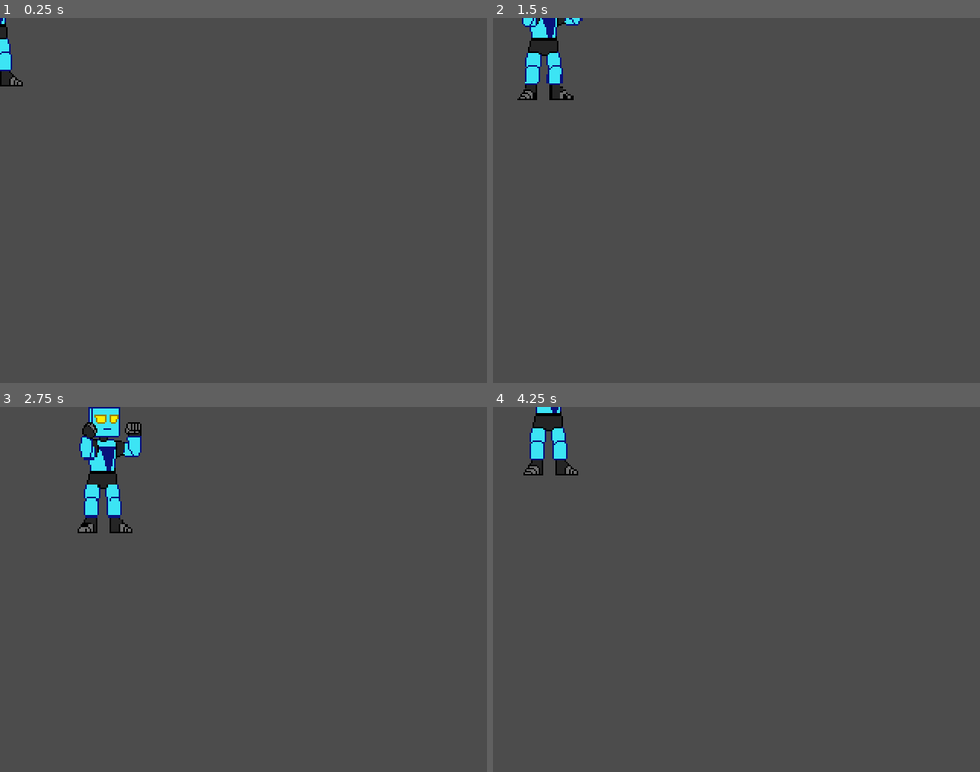
Above: before the commit, frames 1-4 (two rows, left to right).
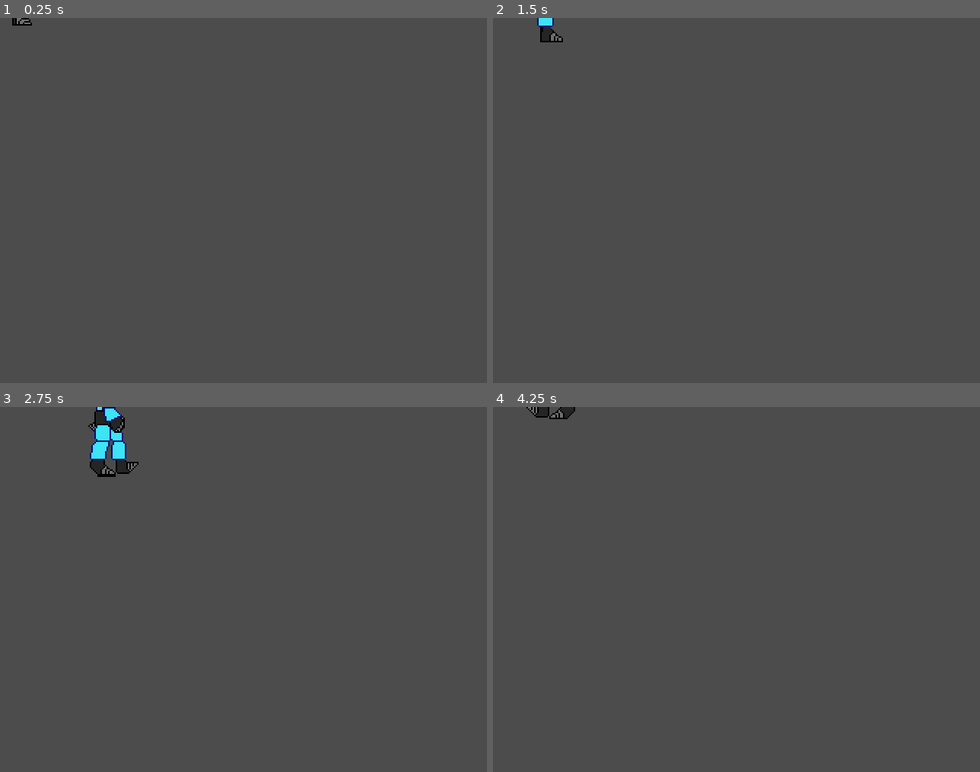
Above: after the commit, the same moments.

Repository: garethdavisrogers/RQ
Game: Godot game, scene res://Player.tscn
The game is run twice, just before and just after one commit, with the same random seed, the same clock (stepped at 60 frames per second) and the same inputs. The project has no main scene, so this scene is started directly.
Inputs:
- Up to frame 1 (0.25 s): no input
- Up to frame 2 (1.5 s): tap Enter at 0.5 s; hold D (move_right) 0.53-1.28 s; hold S (move_down) from 1.28 s (still down)
- Up to frame 3 (2.75 s): release S (move_down) at 2.03 s; hold D (move_right) from 2.03 s (still down)
- Up to frame 4 (4.25 s): release D (move_right) at 2.78 s; hold W (move_up) 2.78-3.53 s; hold A (move_left) from 3.53 s (still down)

The runs differ from the first frame. In frame 1, 0.5% of the frame differs, in the area x 0-7%, y 0-19%; in frame 2, 1.5%; in frame 3, 2.6%, in the area x 15-30%, y 0-35%; in frame 4, 1.3%.

Commit message:
sprite direction loop simplified and more reliable (only influenced by vector2 x-coord) player has walk and idle animations

Diff:
--- a/Entity.gd
+++ b/Entity.gd
@@ -15,13 +15,12 @@
 		move_and_slide(motion, Vector2(0, 0))
 
 func spritedir_loop():
-	match movedir.x:
-		-1:
-			'left'
-		1:
-			'right'
+	if movedir.x == 1:
+		spritedir = 'right'
+	if movedir.x == -1:
+		spritedir = 'left'
 
 func anim_switch(animation):
-	var new_anim = str(animation, spritedir)
-	if anim.current_animation != new_anim:
-		anim.play(new_anim)
+	var newanim = str(animation, spritedir)
+	if anim.current_animation != newanim:
+		anim.play(newanim)
--- a/Player.gd
+++ b/Player.gd
@@ -4,6 +4,11 @@
 	movement_loop()
 	spritedir_loop()
 	controls_loop()
+
+	if movedir != Vector2(0, 0):
+		anim_switch('walk')
+	else:
+		anim_switch('idle')
 
 func controls_loop():
 	var LEFT = Input.is_action_pressed('move_left')
--- a/Player.tscn
+++ b/Player.tscn
@@ -1,12 +1,388 @@
-[gd_scene load_steps=4 format=2]
+[gd_scene load_steps=10 format=2]
 
 [ext_resource path="res://Entity.tscn" type="PackedScene" id=1]
 [ext_resource path="res://Assets/nix_idle.png" type="Texture" id=2]
 [ext_resource path="res://Player.gd" type="Script" id=3]
 
+[sub_resource type="CircleShape2D" id=2]
+radius = 18.0
+
+[sub_resource type="Animation" id=3]
+resource_name = "idleleft"
+tracks/0/type = "value"
+tracks/0/path = NodePath("Sprite:flip_h")
+tracks/0/interp = 1
+tracks/0/loop_wrap = true
+tracks/0/imported = false
+tracks/0/enabled = true
+tracks/0/keys = {
+"times": PoolRealArray( 0 ),
+"transitions": PoolRealArray( 1 ),
+"update": 1,
+"values": [ true ]
+}
+tracks/1/type = "value"
+tracks/1/path = NodePath("Sprite:frame")
+tracks/1/interp = 1
+tracks/1/loop_wrap = true
+tracks/1/imported = false
+tracks/1/enabled = true
+tracks/1/keys = {
+"times": PoolRealArray( 0 ),
+"transitions": PoolRealArray( 1 ),
+"update": 1,
+"values": [ 0 ]
+}
+tracks/2/type = "value"
+tracks/2/path = NodePath("CollisionShape2D:shape:radius")
+tracks/2/interp = 1
+tracks/2/loop_wrap = true
+tracks/2/imported = false
+tracks/2/enabled = true
+tracks/2/keys = {
+"times": PoolRealArray( 0 ),
+"transitions": PoolRealArray( 1 ),
+"update": 0,
+"values": [ 18.0 ]
+}
+tracks/3/type = "value"
+tracks/3/path = NodePath("CollisionShape2D:position")
+tracks/3/interp = 1
+tracks/3/loop_wrap = true
+tracks/3/imported = false
+tracks/3/enabled = true
+tracks/3/keys = {
+"times": PoolRealArray( 0 ),
+"transitions": PoolRealArray( 1 ),
+"update": 0,
+"values": [ Vector2( 5, -5 ) ]
+}
+tracks/4/type = "value"
+tracks/4/path = NodePath("HitBox/CollisionShape2D:position")
+tracks/4/interp = 1
+tracks/4/loop_wrap = true
+tracks/4/imported = false
+tracks/4/enabled = true
+tracks/4/keys = {
+"times": PoolRealArray( 0 ),
+"transitions": PoolRealArray( 1 ),
+"update": 0,
+"values": [ Vector2( 4, -40 ) ]
+}
+tracks/5/type = "value"
+tracks/5/path = NodePath("HitBox/CollisionShape2D:shape:height")
+tracks/5/interp = 1
+tracks/5/loop_wrap = true
+tracks/5/imported = false
+tracks/5/enabled = true
+tracks/5/keys = {
+"times": PoolRealArray( 0 ),
+"transitions": PoolRealArray( 1 ),
+"update": 0,
+"values": [ 50.0 ]
+}
+tracks/6/type = "value"
+tracks/6/path = NodePath("HitBox/CollisionShape2D:shape:radius")
+tracks/6/interp = 1
+tracks/6/loop_wrap = true
+tracks/6/imported = false
+tracks/6/enabled = true
+tracks/6/keys = {
+"times": PoolRealArray( 0 ),
+"transitions": PoolRealArray( 1 ),
+"update": 0,
+"values": [ 15.0 ]
+}
+
+[sub_resource type="Animation" id=1]
+resource_name = "idleright"
+tracks/0/type = "value"
+tracks/0/path = NodePath("Sprite:flip_h")
+tracks/0/interp = 1
+tracks/0/loop_wrap = true
+tracks/0/imported = false
+tracks/0/enabled = true
+tracks/0/keys = {
+"times": PoolRealArray( 0 ),
+"transitions": PoolRealArray( 1 ),
+"update": 1,
+"values": [ false ]
+}
+tracks/1/type = "value"
+tracks/1/path = NodePath("Sprite:frame")
+tracks/1/interp = 1
+tracks/1/loop_wrap = true
+tracks/1/imported = false
+tracks/1/enabled = true
+tracks/1/keys = {
+"times": PoolRealArray( 0 ),
+"transitions": PoolRealArray( 1 ),
+"update": 1,
+"values": [ 0 ]
+}
+tracks/2/type = "value"
+tracks/2/path = NodePath("CollisionShape2D:shape:radius")
+tracks/2/interp = 1
+tracks/2/loop_wrap = true
+tracks/2/imported = false
+tracks/2/enabled = true
+tracks/2/keys = {
+"times": PoolRealArray( 0 ),
+"transitions": PoolRealArray( 1 ),
+"update": 0,
+"values": [ 18.0 ]
+}
+tracks/3/type = "value"
+tracks/3/path = NodePath("CollisionShape2D:position")
+tracks/3/interp = 1
+tracks/3/loop_wrap = true
+tracks/3/imported = false
+tracks/3/enabled = true
+tracks/3/keys = {
+"times": PoolRealArray( 0 ),
+"transitions": PoolRealArray( 1 ),
+"update": 0,
+"values": [ Vector2( -5, -5 ) ]
+}
+tracks/4/type = "value"
+tracks/4/path = NodePath("HitBox/CollisionShape2D:position")
+tracks/4/interp = 1
+tracks/4/loop_wrap = true
+tracks/4/imported = false
+tracks/4/enabled = true
+tracks/4/keys = {
+"times": PoolRealArray( 0 ),
+"transitions": PoolRealArray( 1 ),
+"update": 0,
+"values": [ Vector2( -4, -40 ) ]
+}
+tracks/5/type = "value"
+tracks/5/path = NodePath("HitBox/CollisionShape2D:shape:height")
+tracks/5/interp = 1
+tracks/5/loop_wrap = true
+tracks/5/imported = false
+tracks/5/enabled = true
+tracks/5/keys = {
+"times": PoolRealArray( 0 ),
+"transitions": PoolRealArray( 1 ),
+"update": 0,
+"values": [ 50.0 ]
+}
+tracks/6/type = "value"
+tracks/6/path = NodePath("HitBox/CollisionShape2D:shape:radius")
+tracks/6/interp = 1
+tracks/6/loop_wrap = true
+tracks/6/imported = false
+tracks/6/enabled = true
+tracks/6/keys = {
+"times": PoolRealArray( 0 ),
+"transitions": PoolRealArray( 1 ),
+"update": 0,
+"values": [ 15.0 ]
+}
+
+[sub_resource type="Animation" id=4]
+resource_name = "walkleft"
+length = 2.0
+step = 0.5
+tracks/0/type = "value"
+tracks/0/path = NodePath("Sprite:flip_h")
+tracks/0/interp = 1
+tracks/0/loop_wrap = true
+tracks/0/imported = false
+tracks/0/enabled = true
+tracks/0/keys = {
+"times": PoolRealArray( 0 ),
+"transitions": PoolRealArray( 1 ),
+"update": 1,
+"values": [ true ]
+}
+tracks/1/type = "value"
+tracks/1/path = NodePath("Sprite:frame")
+tracks/1/interp = 1
+tracks/1/loop_wrap = true
+tracks/1/imported = false
+tracks/1/enabled = true
+tracks/1/keys = {
+"times": PoolRealArray( 0, 0.5, 1, 1.5 ),
+"transitions": PoolRealArray( 1, 1, 1, 1 ),
+"update": 1,
+"values": [ 3, 4, 5, 4 ]
+}
+tracks/2/type = "value"
+tracks/2/path = NodePath("CollisionShape2D:shape:radius")
+tracks/2/interp = 1
+tracks/2/loop_wrap = true
+tracks/2/imported = false
+tracks/2/enabled = true
+tracks/2/keys = {
+"times": PoolRealArray( 0 ),
+"transitions": PoolRealArray( 1 ),
+"update": 0,
+"values": [ 18.0 ]
+}
+tracks/3/type = "value"
+tracks/3/path = NodePath("CollisionShape2D:position")
+tracks/3/interp = 1
+tracks/3/loop_wrap = true
+tracks/3/imported = false
+tracks/3/enabled = true
+tracks/3/keys = {
+"times": PoolRealArray( 0 ),
+"transitions": PoolRealArray( 1 ),
+"update": 0,
+"values": [ Vector2( 0, -5 ) ]
+}
+tracks/4/type = "value"
+tracks/4/path = NodePath("HitBox/CollisionShape2D:position")
+tracks/4/interp = 1
+tracks/4/loop_wrap = true
+tracks/4/imported = false
+tracks/4/enabled = true
+tracks/4/keys = {
+"times": PoolRealArray( 0 ),
+"transitions": PoolRealArray( 1 ),
+"update": 0,
+"values": [ Vector2( 4, -40 ) ]
+}
+tracks/5/type = "value"
+tracks/5/path = NodePath("HitBox/CollisionShape2D:shape:height")
+tracks/5/interp = 1
+tracks/5/loop_wrap = true
+tracks/5/imported = false
+tracks/5/enabled = true
+tracks/5/keys = {
+"times": PoolRealArray( 0 ),
+"transitions": PoolRealArray( 1 ),
+"update": 0,
+"values": [ 50.0 ]
+}
+tracks/6/type = "value"
+tracks/6/path = NodePath("HitBox/CollisionShape2D:shape:radius")
+tracks/6/interp = 1
+tracks/6/loop_wrap = true
+tracks/6/imported = false
+tracks/6/enabled = true
+tracks/6/keys = {
+"times": PoolRealArray( 0 ),
+"transitions": PoolRealArray( 1 ),
+"update": 0,
+"values": [ 10.0 ]
+}
+
+[sub_resource type="Animation" id=6]
+resource_name = "walkright"
+length = 2.0
+step = 0.5
+tracks/0/type = "value"
+tracks/0/path = NodePath("Sprite:flip_h")
+tracks/0/interp = 1
+tracks/0/loop_wrap = true
+tracks/0/imported = false
+tracks/0/enabled = true
+tracks/0/keys = {
+"times": PoolRealArray( 0 ),
+"transitions": PoolRealArray( 1 ),
+"update": 1,
+"values": [ false ]
+}
+tracks/1/type = "value"
+tracks/1/path = NodePath("Sprite:frame")
+tracks/1/interp = 1
+tracks/1/loop_wrap = true
+tracks/1/imported = false
+tracks/1/enabled = true
+tracks/1/keys = {
+"times": PoolRealArray( 0, 0.5, 1, 1.5 ),
+"transitions": PoolRealArray( 1, 1, 1, 1 ),
+"update": 1,
+"values": [ 3, 4, 5, 4 ]
+}
+tracks/2/type = "value"
+tracks/2/path = NodePath("CollisionShape2D:shape:radius")
+tracks/2/interp = 1
+tracks/2/loop_wrap = true
+tracks/2/imported = false
+tracks/2/enabled = true
+tracks/2/keys = {
+"times": PoolRealArray( 0 ),
+"transitions": PoolRealArray( 1 ),
+"update": 0,
+"values": [ 18.0 ]
+}
+tracks/3/type = "value"
+tracks/3/path = NodePath("CollisionShape2D:position")
+tracks/3/interp = 1
+tracks/3/loop_wrap = true
+tracks/3/imported = false
+tracks/3/enabled = true
+tracks/3/keys = {
+"times": PoolRealArray( 0 ),
+"transitions": PoolRealArray( 1 ),
+"update": 0,
+"values": [ Vector2( 0, -5 ) ]
+}
+tracks/4/type = "value"
+tracks/4/path = NodePath("HitBox/CollisionShape2D:position")
+tracks/4/interp = 1
+tracks/4/loop_wrap = true
+tracks/4/imported = false
+tracks/4/enabled = true
+tracks/4/keys = {
+"times": PoolRealArray( 0 ),
+"transitions": PoolRealArray( 1 ),
+"update": 0,
+"values": [ Vector2( -4, -40 ) ]
+}
+tracks/5/type = "value"
+tracks/5/path = NodePath("HitBox/CollisionShape2D:shape:height")
+tracks/5/interp = 1
+tracks/5/loop_wrap = true
+tracks/5/imported = false
+tracks/5/enabled = true
+tracks/5/keys = {
+"times": PoolRealArray( 0 ),
+"transitions": PoolRealArray( 1 ),
+"update": 0,
+"values": [ 50.0 ]
+}
+tracks/6/type = "value"
+tracks/6/path = NodePath("HitBox/CollisionShape2D:shape:radius")
+tracks/6/interp = 1
+tracks/6/loop_wrap = true
+tracks/6/imported = false
+tracks/6/enabled = true
+tracks/6/keys = {
+"times": PoolRealArray( 0 ),
+"transitions": PoolRealArray( 1 ),
+"update": 0,
+"values": [ 10.0 ]
+}
+
+[sub_resource type="CapsuleShape2D" id=5]
+radius = 15.0
+height = 50.0
+
 [node name="Player" instance=ExtResource( 1 )]
 script = ExtResource( 3 )
 
 [node name="Sprite" parent="." index="0"]
 texture = ExtResource( 2 )
+offset = Vector2( 0, -40 )
+flip_h = true
 hframes = 29
+
+[node name="CollisionShape2D" parent="." index="1"]
+position = Vector2( 5, -5 )
+shape = SubResource( 2 )
+
+[node name="anim" parent="." index="2"]
+playback_speed = 2.0
+anims/idleleft = SubResource( 3 )
+anims/idleright = SubResource( 1 )
+anims/walkleft = SubResource( 4 )
+anims/walkright = SubResource( 6 )
+
+[node name="CollisionShape2D" parent="HitBox" index="0"]
+position = Vector2( 4, -40 )
+shape = SubResource( 5 )
